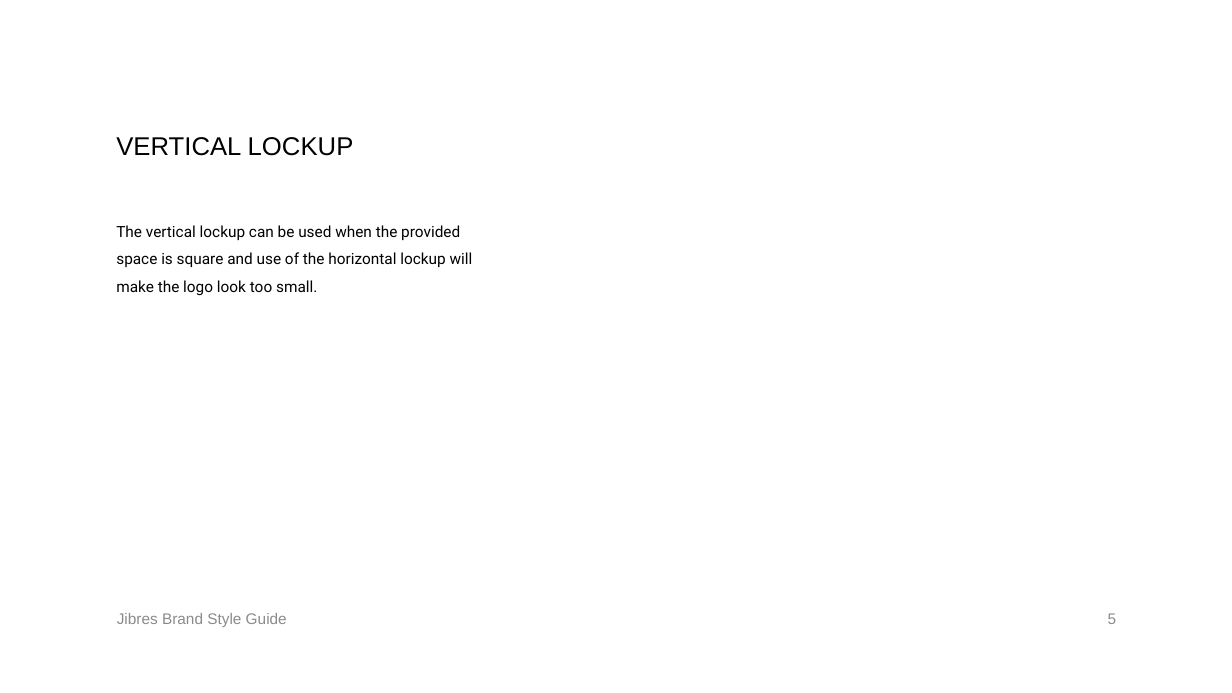
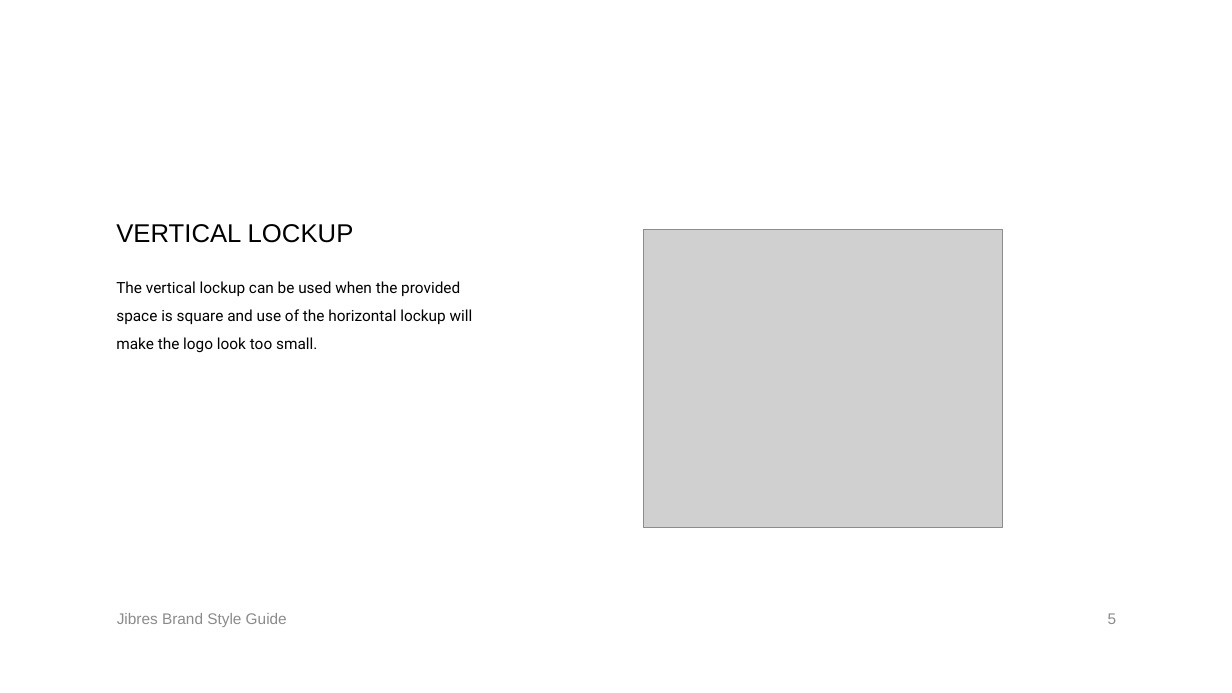
Before and after one commit to jibres/Jibres-logo, a slide deck: slide 5 of styleguide/Jibres-brand-styleguide.pptx. Drawn at 1232x693 pixels with LibreOffice and Linux fonts; fonts in the diff are those of the drawing; grey boxes stand for pictures. Boxes give left, top, right and bottom in pixels: in the first picture for what was removed or moved away, otherwise in the second. Text is boxed around its words. In the diff, an @@ line names an element or a change of style, - is before the commit and + after.

```diff
--- a/styleguide/Jibres-brand-styleguide.pptx
+++ b/styleguide/Jibres-brand-styleguide.pptx
@@ title "VERTICAL LOCKUP": place and size @@
-title "VERTICAL LOCKUP" at [116, 137, 354, 156]
+title "VERTICAL LOCKUP" at [116, 224, 354, 243]
@@ title "VERTICAL LOCKUP" at [116, 224, 354, 243]: vertical alignment top to bottom @@
@@ picture added at [643, 229, 1003, 528] @@
@@ text "The vertical lockup can be ...": place and size @@
-text "The vertical lockup can be ..." at [116, 225, 473, 296]
+text "The vertical lockup can be ..." at [116, 281, 473, 353]
```
Also in this commit, not shown: 11 other slides changed, 2 slides added, 2 slides removed, 1 other file.
